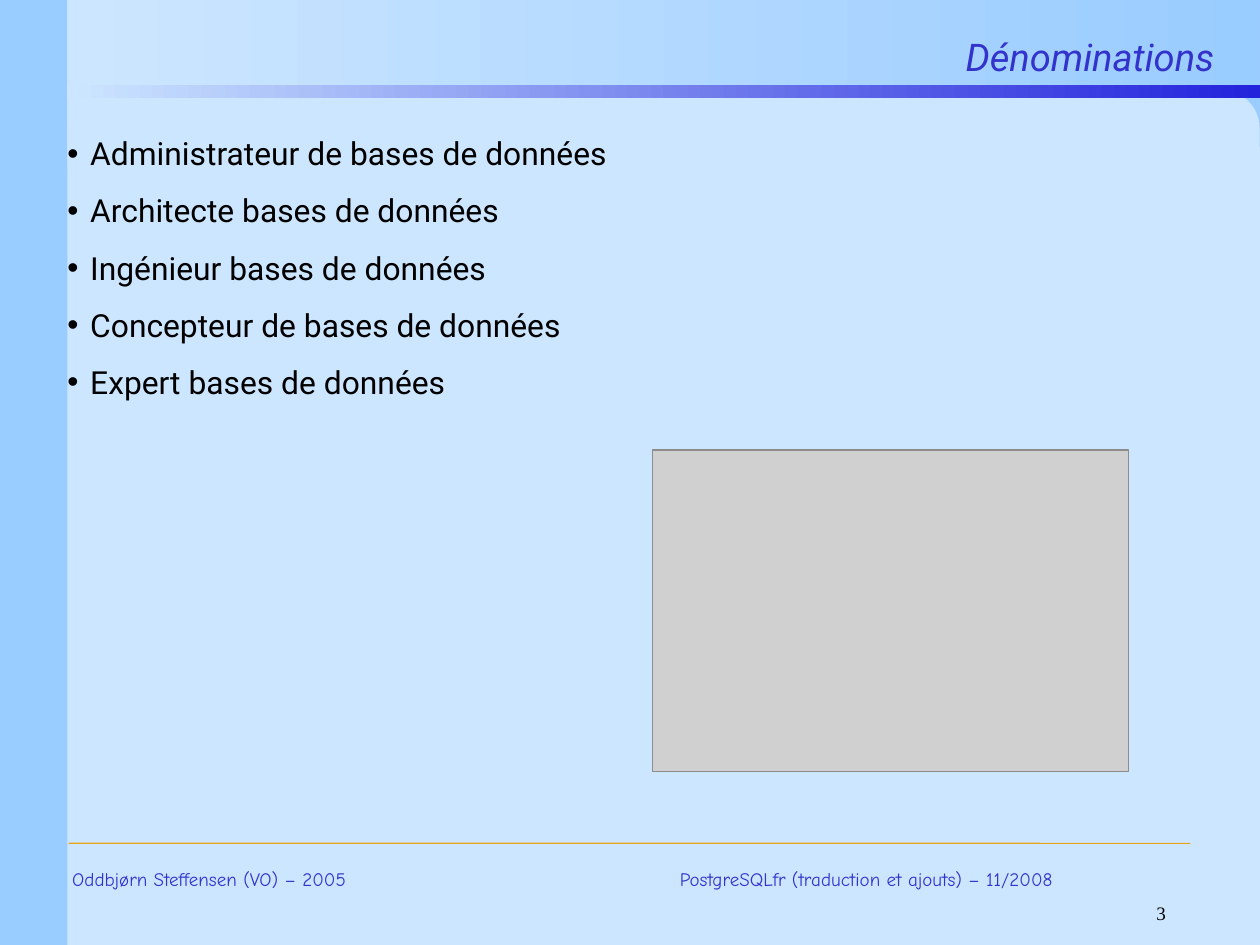
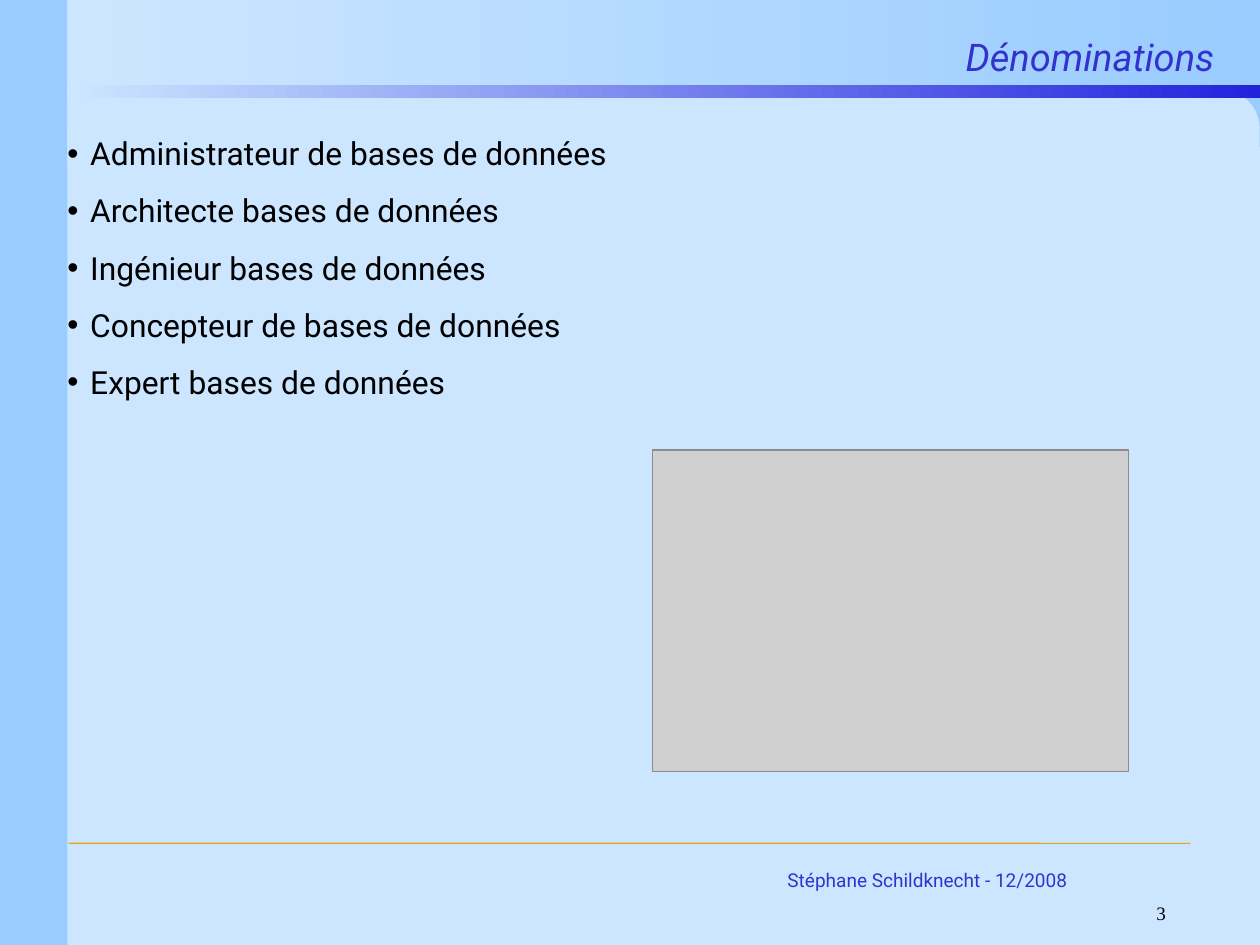
Before and after one commit to postgresqlfr/pgfr_materials, a slide deck: slide 3 of advocacy/trunk/confs/Nancy_2008/dba.odp. Drawn at 1260x945 pixels with LibreOffice and Linux fonts; fonts in the diff are those of the drawing; grey boxes stand for pictures; background and template pictures are left out. Boxes give left, top, right and bottom in pixels: in the first picture for what was removed or moved away, otherwise in the second. Text is boxed around its words. In the diff, an @@ line names an element or a change of style, - is before the commit and + after.

```diff
--- a/advocacy/trunk/confs/Nancy_2008/dba.odp
+++ b/advocacy/trunk/confs/Nancy_2008/dba.odp
@@ text removed at box(72, 871, 345, 890) @@
-Oddbjørn Steffensen (VO) – 2005
@@ text removed at box(680, 871, 1052, 890) @@
-PostgreSQLfr (traduction et ajouts) – 11/2008
@@ text added at box(787, 872, 1067, 891), 12 pt, text #3333CC @@
+Stéphane Schildknecht - 12/2008
```
Also in this commit, not shown: 5 other slides changed, 1 other file.
